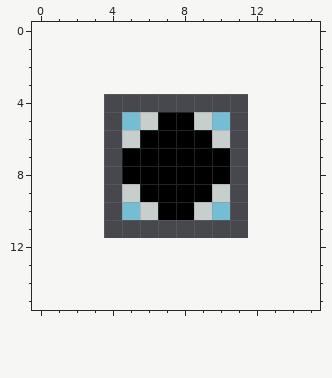
Pixel-art file: rail_start_5.aseprite. Above: the version before the commit.
8x8 pixels, 1 frame. The old version is drawn lined up with the new one, on the new canvas.
Once edited:
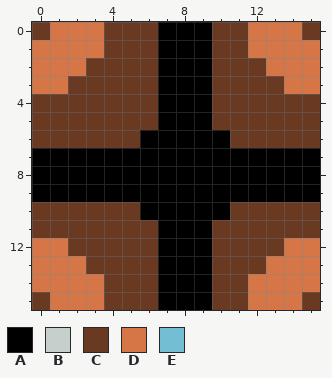
Palette (. is transparent): A #000000  B #c7cfcc  C #693921  D #d67545  E #73bed3
The exact change:
canvas 8x8 -> 16x16, the old top-left corner now at 4,4
y 0: x 0..15 ................ -> CDDDCCCAAACCDDDC
y 1: x 0..15 ................ -> DDDDCCCAAACCDDDD
y 2: x 0..15 ................ -> DDDCCCCAAACCCDDD
y 3: x 0..15 ................ -> DDCCCCCAAACCCCDD
y 4: x 0..15 ................ -> CCCCCCCAAACCCCCC
y 5: x 0..6 .....EB -> CCCCCCC; x 9..15 BE..... -> ACCCCCC
y 6: x 0..5 .....B -> CCCCCC; x 10..15 B..... -> ACCCCC
y 7..8: x 0..4 ..... -> AAAAA; x 11..15 ..... -> AAAAA
y 9: x 0..5 .....B -> AAAAAA; x 10..15 B..... -> AAAAAA
y 10: x 0..6 .....EB -> CCCCCCA; x 9..15 BE..... -> AACCCCC
y 11: x 0..15 ................ -> CCCCCCCAAACCCCCC
y 12: x 0..15 ................ -> DDCCCCCAAACCCCDD
y 13: x 0..15 ................ -> DDDCCCCAAACCCDDD
y 14: x 0..15 ................ -> DDDDCCCAAACCDDDD
y 15: x 0..15 ................ -> CDDDCCCAAACCDDDC
Changed places in both pictures, as pixel boxes (x1, y1, x2, y2):
changed: (32, 22, 320, 310)
